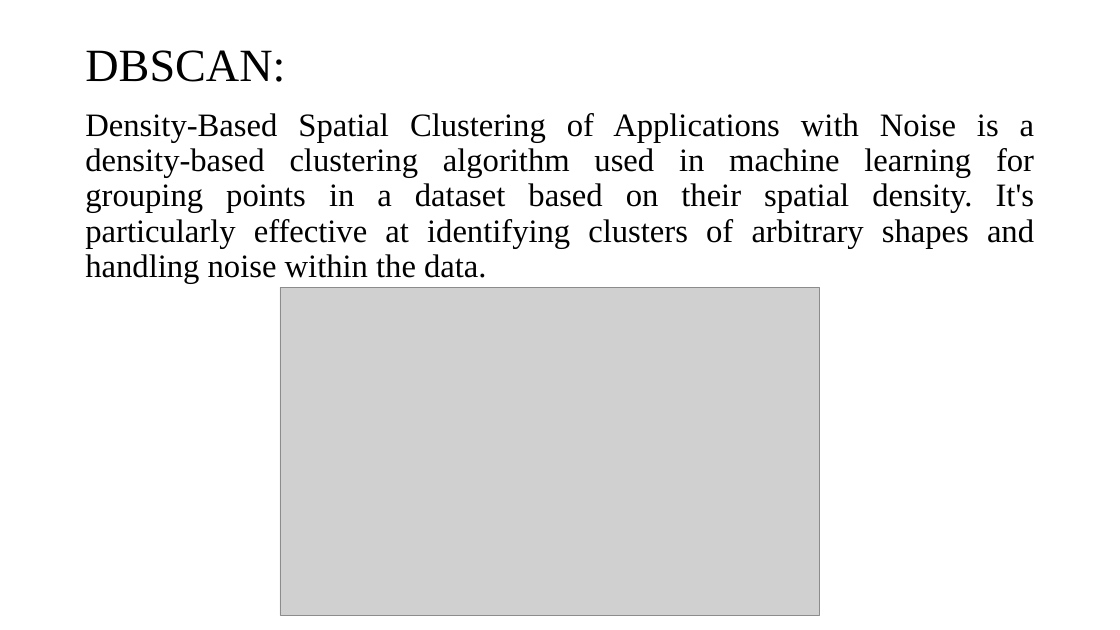
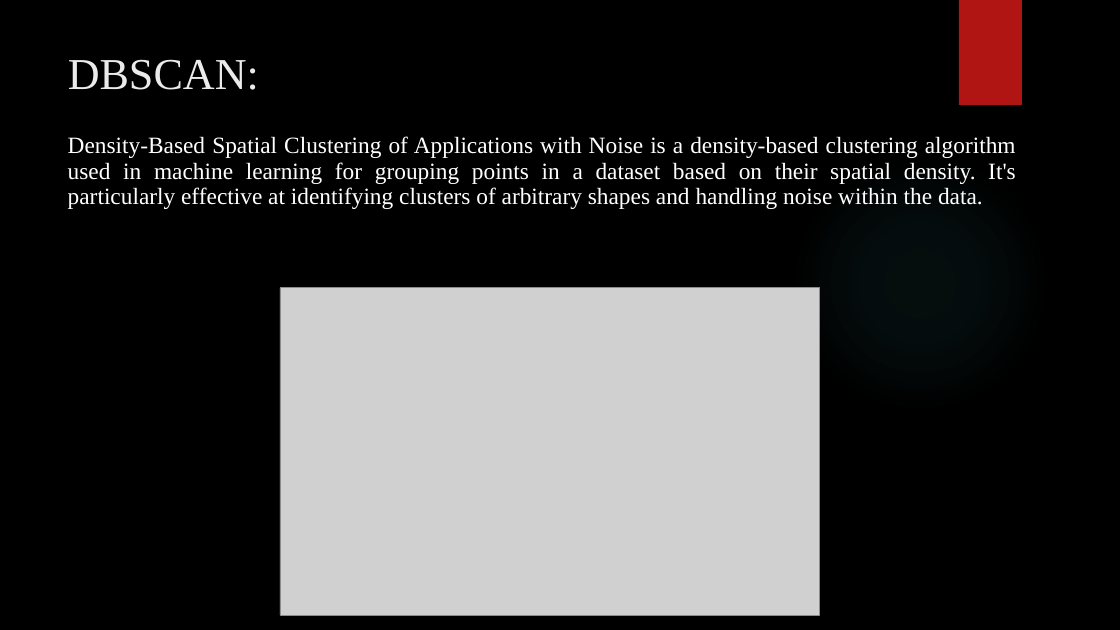
Before and after one commit to Jothish21/Data-Mining-Project-Group4, a slide deck: slide 13 of Group4-Presentation.pptx. Drawn at 1120x630 pixels with LibreOffice and Linux fonts; fonts in the diff are those of the drawing; grey boxes stand for pictures; background and template pictures are left out. Boxes give left, top, right and bottom in pixels: in the first picture for what was removed or moved away, otherwise in the second. Text is boxed around its words. In the diff, an @@ line names an element or a change of style, - is before the commit and + after.

```diff
--- a/Group4-Presentation.pptx
+++ b/Group4-Presentation.pptx
@@ background #FFFFFF to picture (left out) @@
@@ rectangle added at (x1=959, y1=0, x2=1022, y2=105), fill #B01513 @@
@@ title "DBSCAN:" moved from (x1=85, y1=50, x2=285, y2=82) to (x1=68, y1=59, x2=259, y2=90) @@
@@ title "DBSCAN:" at (x1=68, y1=59, x2=259, y2=90): size 39.6 to 37.8 pt, text colour #000000 to #EBEBEB; line spacing 0.9 to 1; vertical alignment middle to top @@
@@ text "Density-Based Spatial Clustering of Applications ..." moved from (x1=85, y1=113, x2=1035, y2=283) to (x1=68, y1=136, x2=1016, y2=209) @@
@@ text "Density-Based Spatial Clustering of Applications ..." at (x1=68, y1=136, x2=1016, y2=209): size 28 to 20 pt, text colour #000000 to #FFFFFF @@
@@ ellipse added at (x1=791, y1=154, x2=1049, y2=413), fill gradient #50B9C1 @@
```
Also in this commit, not shown: 13 other slides changed, 2 slides added, 1 slide removed, 1 other file.
